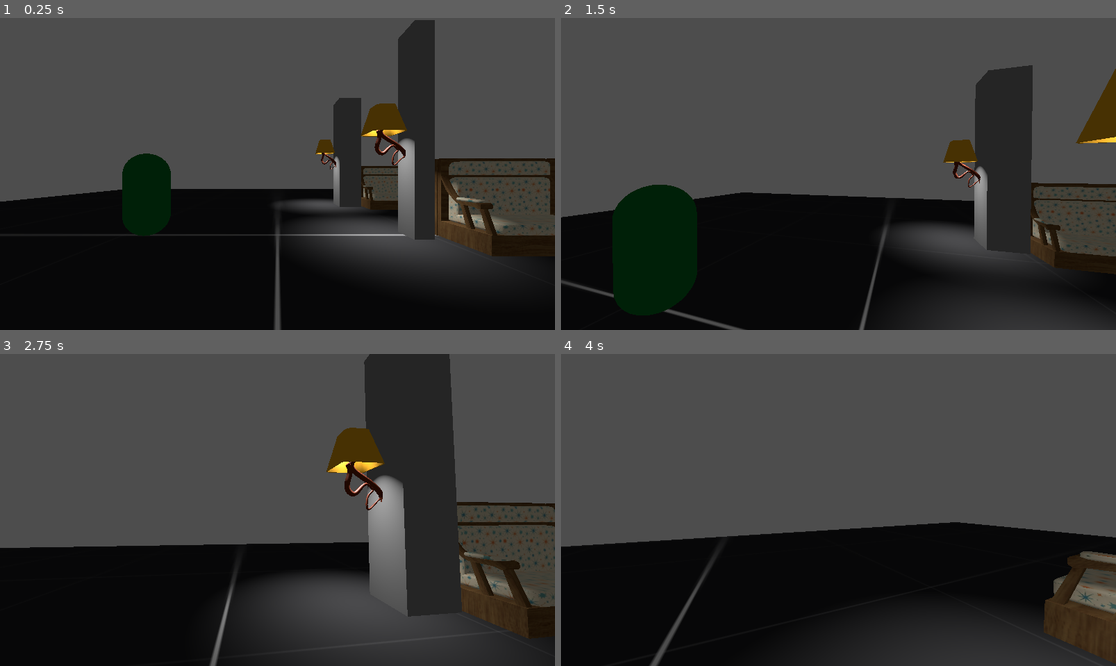
Above: before the commit, frames 1-4 (two rows, left to right).
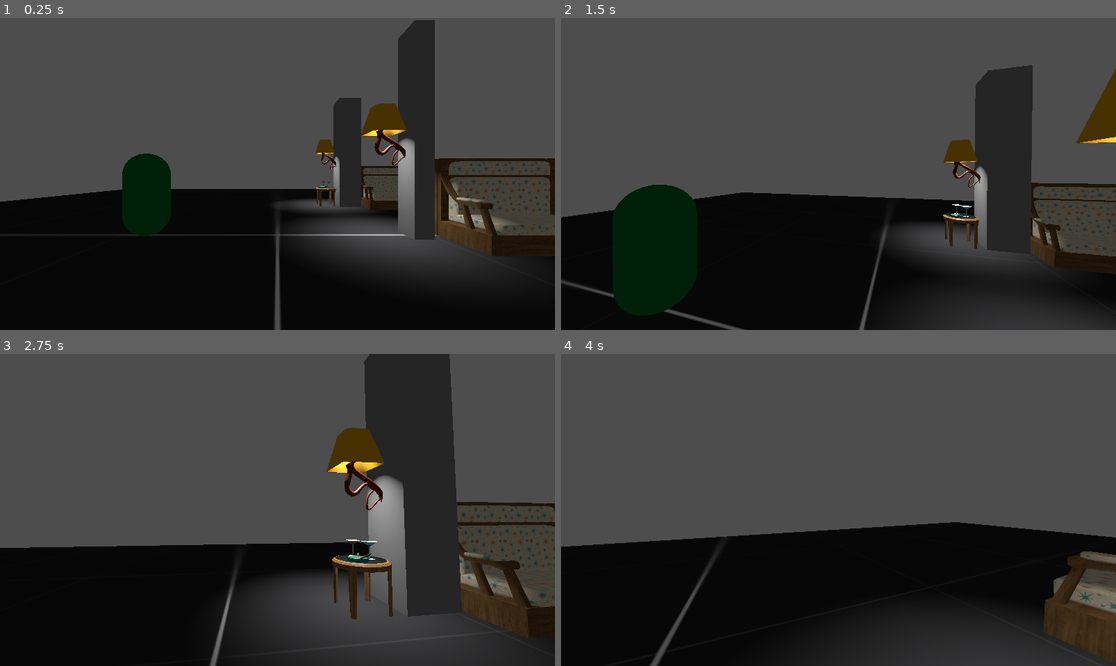
Above: after the commit, the same moments.

Repository: AllenOpp/Frog-Train
Game: Godot game, scene res://Scenes/Levels/Jardo_Sandbox.tscn
Two runs of this game, one before a commit and one after it. Both use one fixed random seed, a clock stepped at 60 frames per second and the inputs below. This scene is started directly instead of the project's main scene.
Inputs (mouse positions are in pixels of both pictures, inside the frame that each line leads up to):
- Up to frame 1 (0.25 s): no input
- Up to frame 2 (1.5 s): tap Enter at 0.5 s; move the mouse to (866, 174) at 0.52 s; hold W (forward) from 0.53 s (still down); tap E (interact) at 0.6, 1.35 s; tap Space (jump) at 0.77 s; move the mouse to (810, 174) at 1.27 s
- Up to frame 3 (2.75 s): keep holding W (forward); tap Space (jump) at 1.52 s; move the mouse to (288, 503) at 2.02 s; tap E (interact) at 2.1 s
- Up to frame 4 (4 s): keep holding W (forward); move the mouse to (832, 516) at 2.77 s; tap E (interact) at 2.85, 3.6 s; tap Space (jump) at 3.02, 3.77 s; move the mouse to (877, 513) at 3.52 s

The runs differ from the first frame. In frame 1, 0.1% of the frame differs, in the area x 56-61%, y 52-61%; in frame 2, 0.4%; in frame 3, 1.0%, in the area x 59-71%, y 59-86%; in frame 4, nothing differs.

Commit message:
ashtry with and without cigar

Diff:
--- a/Scenes/Levels/Jardo_Sandbox.tscn
+++ b/Scenes/Levels/Jardo_Sandbox.tscn
@@ -7,6 +7,9 @@
 [ext_resource type="PackedScene" uid="uid://cbqgc4ob1p3yg" path="res://Scenes/Props/Tables/tables.tscn" id="5_0bbns"]
 [ext_resource type="PackedScene" uid="uid://bubywx1t4jecu" path="res://Scenes/Props/Lights/lamp_01.tscn" id="6_cu5fi"]
 [ext_resource type="PackedScene" uid="uid://dd3rssvjkost3" path="res://Scenes/Props/Lights/lamp_02.tscn" id="7_ackxu"]
+[ext_resource type="PackedScene" uid="uid://dhceqyqsdj2mc" path="res://Scenes/Props/Misc/martini.tscn" id="8_y30g8"]
+[ext_resource type="PackedScene" uid="uid://boqmwk5ptaqpd" path="res://Scenes/Props/Misc/wine.tscn" id="9_r1kw0"]
+[ext_resource type="PackedScene" uid="uid://crgrqtcv6u1i8" path="res://Scenes/Props/Misc/ashtray_with_cigar.tscn" id="10_g2rkk"]
 
 [sub_resource type="StandardMaterial3D" id="StandardMaterial3D_cdm1j"]
 albedo_texture = ExtResource("1_w2tmw")
@@ -70,6 +73,9 @@
 [node name="table" parent="." instance=ExtResource("5_0bbns")]
 transform = Transform3D(0.332, 0, 0, 0, 0.332, 0, 0, 0, 0.332, 7.46125, -0.510326, -2.41357)
 
+[node name="table2" parent="." instance=ExtResource("5_0bbns")]
+transform = Transform3D(0.332, 0, 0, 0, 0.332, 0, 0, 0, 0.332, 2.29785, -0.510326, -4.7193)
+
 [node name="lamp_01" parent="." instance=ExtResource("6_cu5fi")]
 transform = Transform3D(-2.18557e-08, 0, 0.5, 0, 0.5, 0, -0.5, 0, -2.18557e-08, 2.57883, 1.17038, 4.65661e-08)
 
@@ -82,3 +88,12 @@
 
 [node name="lamp_02" parent="." instance=ExtResource("7_ackxu")]
 transform = Transform3D(0.25, 0, 0, 0, 0.25, 0, 0, 0, 0.25, 7.39812, 0.300455, -2.3998)
+
+[node name="martini" parent="." instance=ExtResource("8_y30g8")]
+transform = Transform3D(0.448, 0, 0, 0, 0.448, 0, 0, 0, 0.448, 2.43777, 0.239816, -4.66285)
+
+[node name="wine" parent="." instance=ExtResource("9_r1kw0")]
+transform = Transform3D(0.411, 0, 0, 0, 0.411, 0, 0, 0, 0.411, 2.21902, 0.281609, -4.8265)
+
+[node name="ashtray" parent="." instance=ExtResource("10_g2rkk")]
+transform = Transform3D(0.15, 0, 0, 0, 0.15, 0, 0, 0, 0.15, 2.14087, -0.0375142, -4.52724)
--- /dev/null
+++ b/Scenes/Props/Misc/ashtray.tscn
@@ -0,0 +1,5 @@
+[gd_scene load_steps=2 format=3 uid="uid://crd3picqksitc"]
+
+[ext_resource type="PackedScene" uid="uid://do0oawc8kr3t3" path="res://Scenes/Props/Misc/ashtray.glb" id="1_c1qb1"]
+
+[node name="ashtray" instance=ExtResource("1_c1qb1")]
--- /dev/null
+++ b/Scenes/Props/Misc/ashtray_with_cigar.tscn
@@ -0,0 +1,53 @@
+[gd_scene load_steps=8 format=3 uid="uid://crgrqtcv6u1i8"]
+
+[ext_resource type="PackedScene" uid="uid://do0oawc8kr3t3" path="res://Scenes/Props/Misc/ashtray.glb" id="1_72mkd"]
+[ext_resource type="Texture2D" uid="uid://c72oppg0q6t8a" path="res://Textures/smoke_04.png" id="2_utbat"]
+
+[sub_resource type="StandardMaterial3D" id="StandardMaterial3D_xjy1s"]
+albedo_color = Color(0.388235, 0.203922, 0.172549, 1)
+
+[sub_resource type="CapsuleMesh" id="CapsuleMesh_552wn"]
+material = SubResource("StandardMaterial3D_xjy1s")
+
+[sub_resource type="ParticleProcessMaterial" id="ParticleProcessMaterial_voxjh"]
+direction = Vector3(0, 10, 0)
+spread = 20.0
+gravity = Vector3(0, 0, 0)
+initial_velocity_min = 1.0
+initial_velocity_max = 3.0
+damping_min = 0.5
+damping_max = 1.0
+
+[sub_resource type="StandardMaterial3D" id="StandardMaterial3D_mvcvx"]
+transparency = 1
+shading_mode = 0
+albedo_texture = ExtResource("2_utbat")
+texture_filter = 0
+disable_receive_shadows = true
+billboard_mode = 3
+particles_anim_h_frames = 1
+particles_anim_v_frames = 1
+particles_anim_loop = false
+
+[sub_resource type="QuadMesh" id="QuadMesh_ipgx2"]
+material = SubResource("StandardMaterial3D_mvcvx")
+size = Vector2(0.05, 0.05)
+
+[node name="ashtray" instance=ExtResource("1_72mkd")]
+transform = Transform3D(0.15, 0, 0, 0, 0.15, 0, 0, 0, 0.15, 0, 0, 0)
+
+[node name="Cigar" type="MeshInstance3D" parent="." index="1"]
+transform = Transform3D(0.07038, 0.835742, 0, -0.17756, 0.331265, 0, 0, 0, 0.191, 0.843173, 3.02583, 0)
+mesh = SubResource("CapsuleMesh_552wn")
+
+[node name="GPUParticles3D" type="GPUParticles3D" parent="." index="2"]
+transform = Transform3D(1, 0, 0, 0, 1, 0, 0, 0, 1, 0.0826952, 3.0291, 0.000457764)
+amount = 4
+visibility_aabb = AABB(-6.2533, -1.86964, -4, 12.5066, 4.44436, 8)
+process_material = SubResource("ParticleProcessMaterial_voxjh")
+draw_pass_1 = SubResource("QuadMesh_ipgx2")
+
+[node name="OmniLight3D" type="OmniLight3D" parent="." index="3"]
+transform = Transform3D(1, 0, 0, 0, 1, 0, 0, 0, 1, 0.0148396, 2.79398, 0)
+light_color = Color(0.913725, 0.454902, 0.141176, 1)
+omni_range = 0.212835
--- /dev/null
+++ b/Scenes/Props/Misc/martini.tscn
@@ -0,0 +1,5 @@
+[gd_scene load_steps=2 format=3 uid="uid://dhceqyqsdj2mc"]
+
+[ext_resource type="PackedScene" uid="uid://bn7lyaknctpo8" path="res://Scenes/Props/Misc/martini.glb" id="1_06fdm"]
+
+[node name="martini" instance=ExtResource("1_06fdm")]
--- /dev/null
+++ b/Scenes/Props/Misc/wine.tscn
@@ -0,0 +1,5 @@
+[gd_scene load_steps=2 format=3 uid="uid://boqmwk5ptaqpd"]
+
+[ext_resource type="PackedScene" uid="uid://bw6epvu0ubkxt" path="res://Scenes/Props/Misc/wine.glb" id="1_2spar"]
+
+[node name="wine" instance=ExtResource("1_2spar")]
Not shown: 1 places in Scenes/Levels/Jardo_Sandbox.tscn that only renumber resources
Binary file added: Scenes/Props/Misc/ashtray.glb
Not shown, added: Scenes/Props/Misc/ashtray.glb.import
Binary file added: Scenes/Props/Misc/ashtray_ashtray_uv.png
Not shown, added: Scenes/Props/Misc/ashtray_ashtray_uv.png.import
Binary file added: Scenes/Props/Misc/martini.glb
Not shown, added: Scenes/Props/Misc/martini.glb.import
Binary file added: Scenes/Props/Misc/martini_martini_uv_02.png
Not shown, added: Scenes/Props/Misc/martini_martini_uv_02.png.import
Binary file added: Scenes/Props/Misc/wine.glb
Not shown, added: Scenes/Props/Misc/wine.glb.import
Binary file added: Scenes/Props/Misc/wine_martini_uv.png
(and 3 more such lines)
